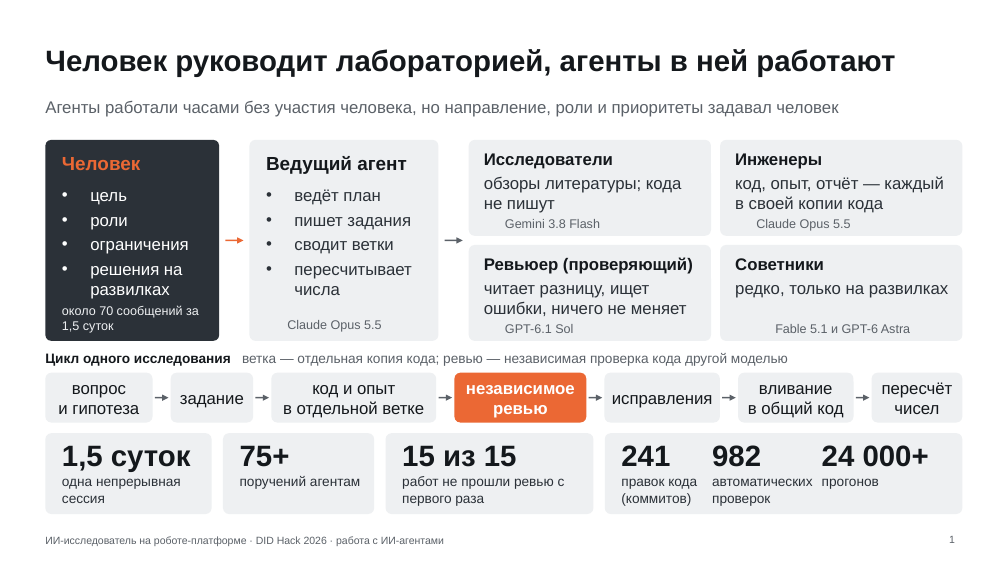
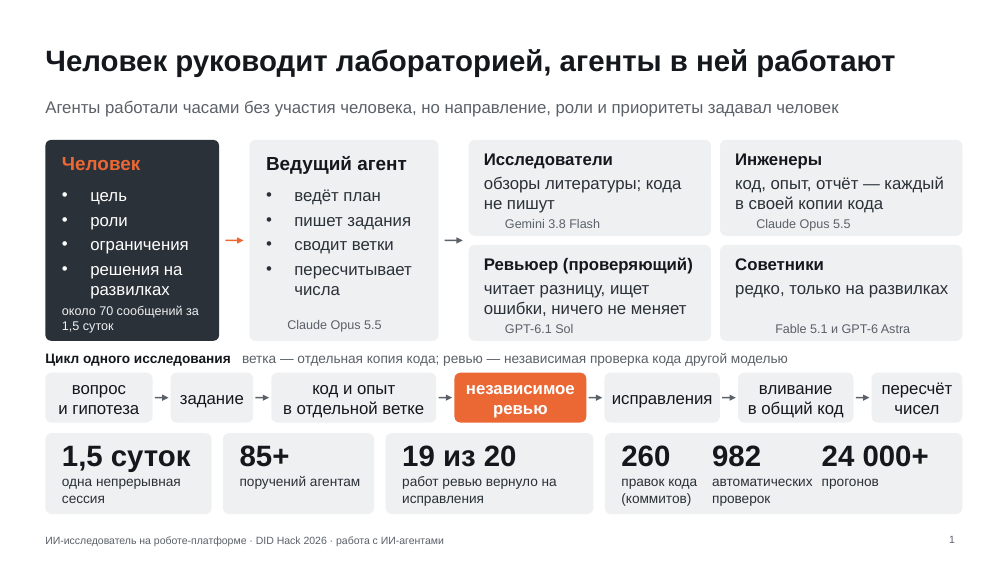
Before and after one commit to Mput13/did-hack, a slide deck: slide 1 of presentation/ai_process.pptx. Drawn at 1008x567 pixels with LibreOffice and Linux fonts; fonts in the diff are those of the drawing; background and template pictures are left out. Boxes give left, top, right and bottom in pixels: in the first picture for what was removed or moved away, otherwise in the second. Text is boxed around its words. In the diff, an @@ line names an element or a change of style, - is before the commit and + after.

```diff
--- a/presentation/ai_process.pptx
+++ b/presentation/ai_process.pptx
@@ text at [240,445,290,467]: text changed @@
-75+
+85+
@@ text at [402,445,517,467]: text changed @@
-15 из 15
+19 из 20
@@ text at [621,445,670,467]: text changed @@
-241
+260
@@ text at [402,476,557,506]: text changed @@
-работ не прошли ревью с первого раза
+работ ревью вернуло на исправления
```
Also in this commit, not shown: 1 other slide changed, 20 other files.
